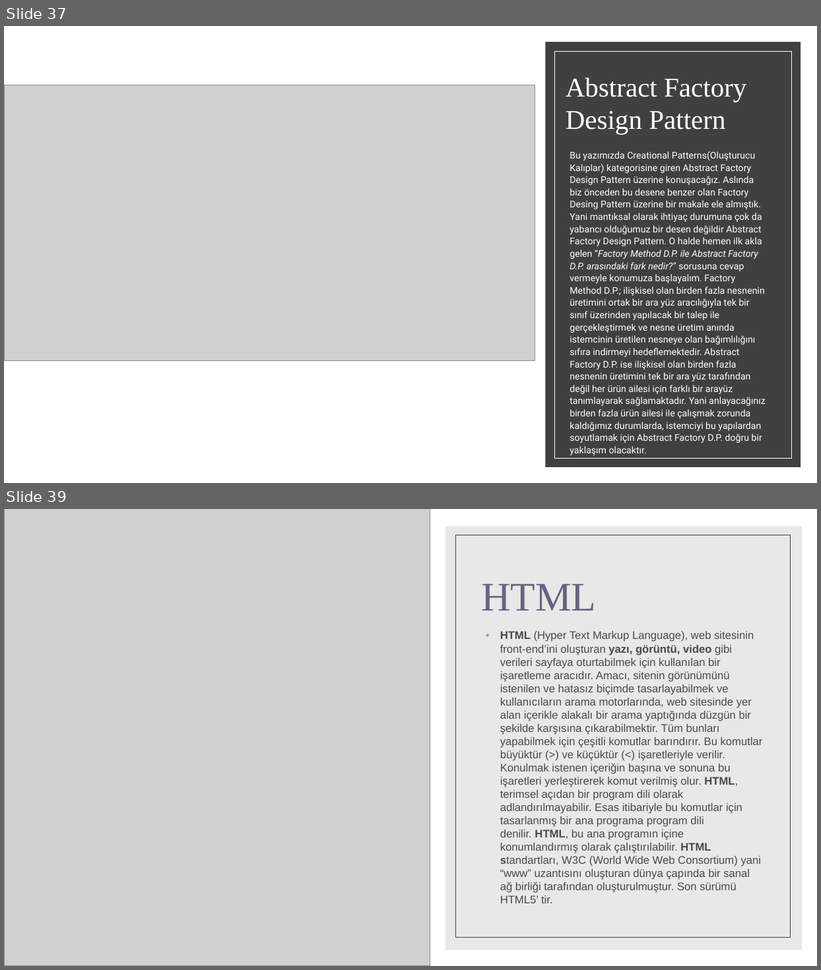
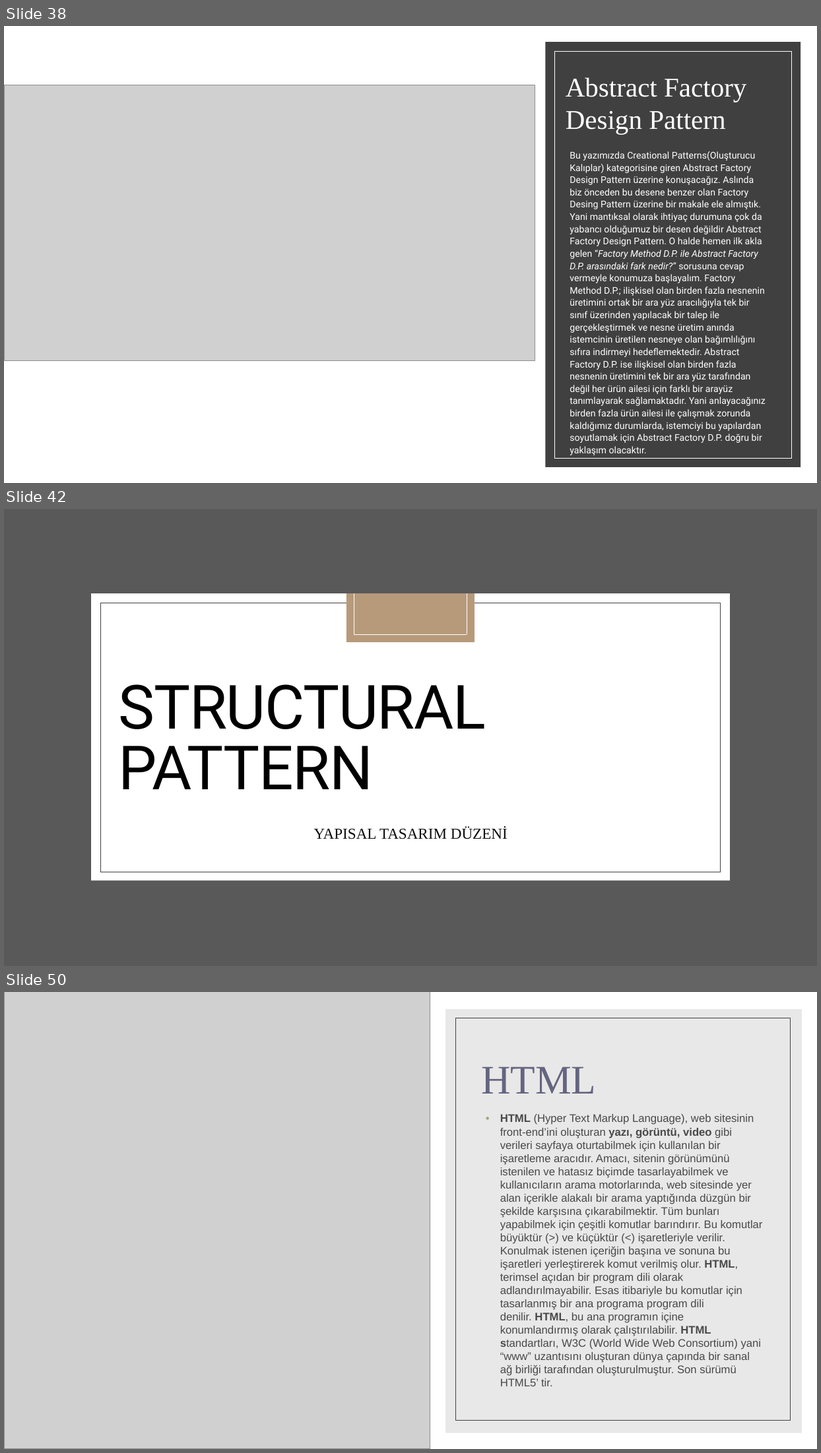
Before and after one commit to bnymnclskn01/BEM-Egitim, a slide deck: Bilişim eğitim merkezi.pptx. Shown one above the other, each under a label of ours: slides 37 and 39 before the commit, slides 38, 42 and 50 after it; the slides between them are not shown. The pictures are 821x970 and 821x1453 pixels, drawn with LibreOffice and Linux fonts; fonts in the diff are those of the drawing; grey boxes stand for pictures. Boxes give left, top, right and bottom in pixels: in the first picture for what was removed or moved away, otherwise in the second. Text is boxed around its words. In the diff, an @@ line names an element or a change of style, - is before the commit and + after.

```diff
--- a/Bilişim eğitim merkezi.pptx
+++ b/Bilişim eğitim merkezi.pptx
@@ slide 42 added at (4,509,817,966), background #FFFFFF @@
@@ rectangle added at (4,509,817,966), fill #595959 @@
@@ rectangle added at (91,593,730,881), fill #FFFFFF @@
@@ rectangle added at (100,603,721,872), outline #404040 0.5 pt @@
@@ rectangle added at (347,593,475,642), fill #B79A7A @@
@@ line added from (354, 593) to (354, 634), #FFFFFF 0.5 pt @@
@@ line added from (467, 593) to (467, 634), #FFFFFF 0.5 pt @@
@@ line added from (354, 634) to (467, 634), #FFFFFF 0.5 pt @@
@@ title added at (119,685,486,789), 72 pt, text #000000 @@
+STRUCTURAL PATTERN
@@ text added at (314,827,508,840), 18 pt, text #0D0D0D @@
+YAPISAL TASARIM DÜZENİ
@@ what was slide 37 is now slide 38 @@
@@ what was slide 39 is now slide 50 @@
```
Also in this commit, not shown: 11 other slides added, 1 slide removed.
